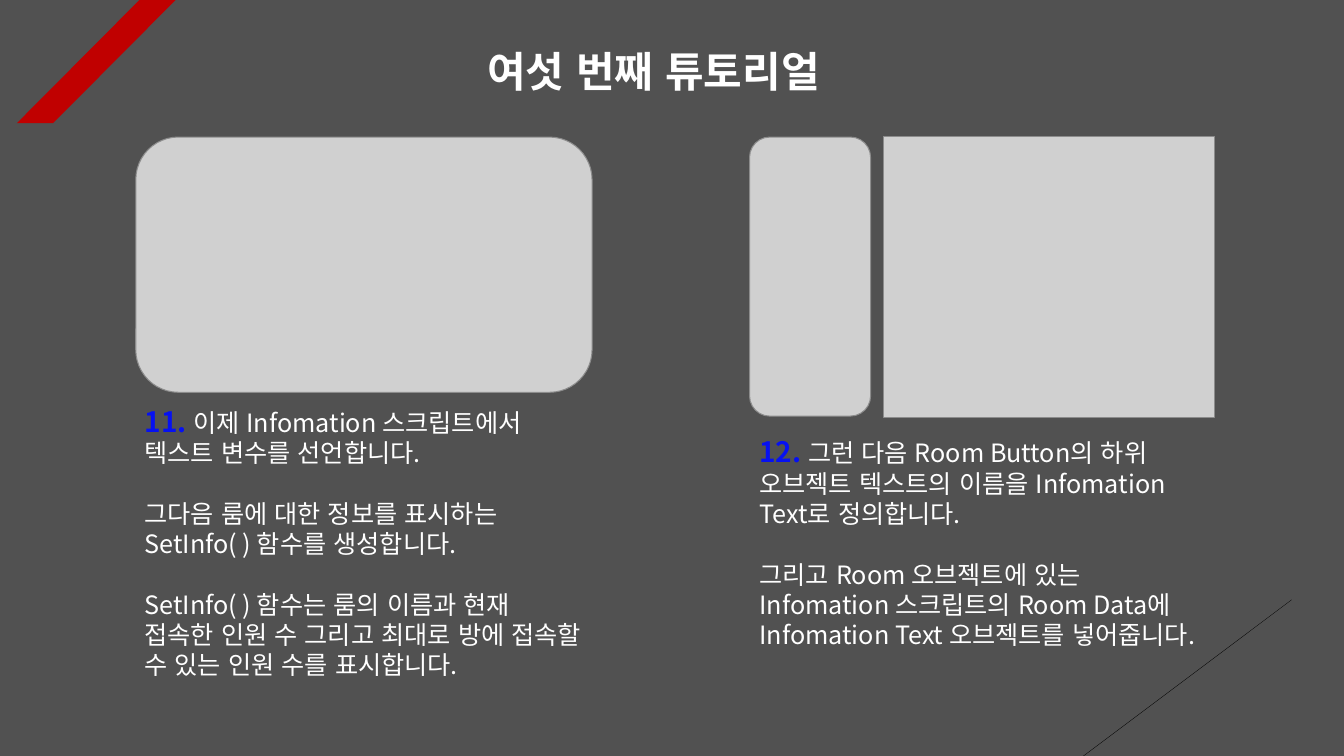
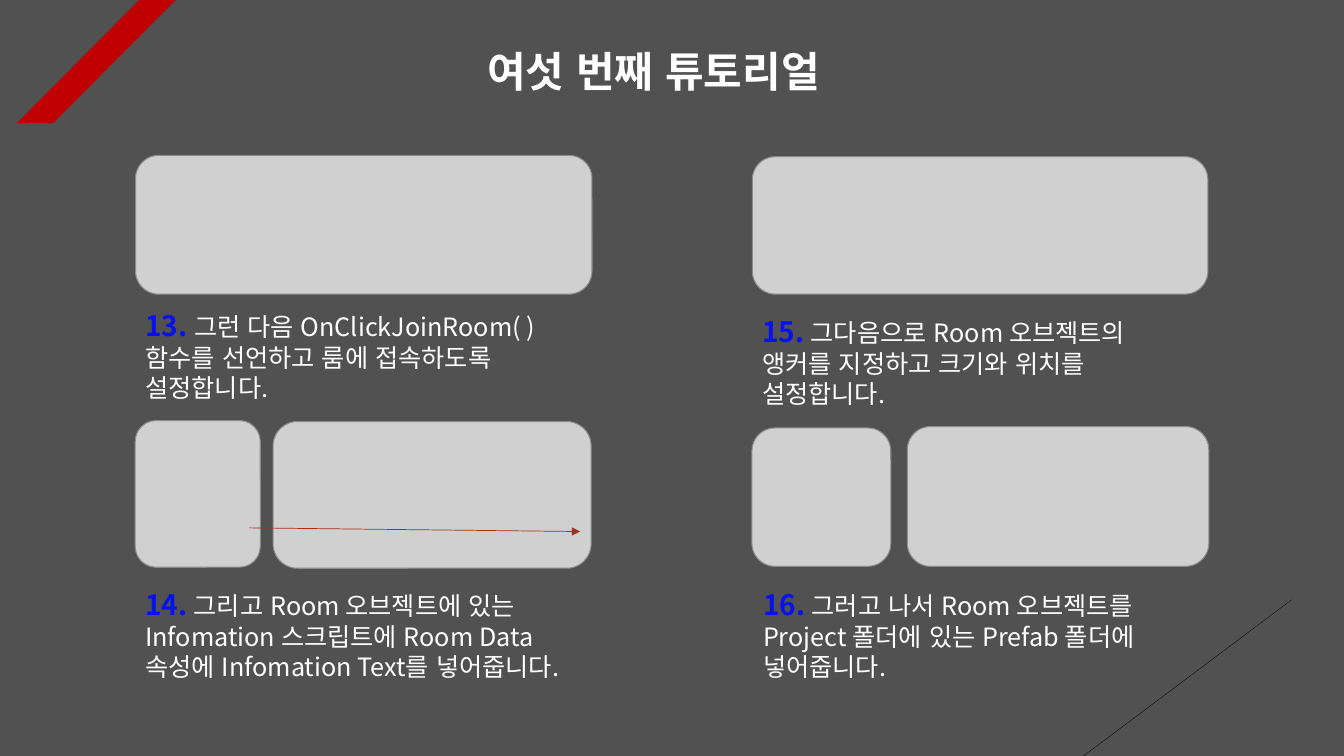
Before and after one commit to Unity2033/3D-UnityEngine, a slide deck: slide 6 of Assets/Class/Photon Server/PPT Data/Photon Room.pptx. Drawn at 1344x756 pixels with LibreOffice and Linux fonts; fonts in the diff are those of the drawing; grey boxes stand for pictures. Boxes give left, top, right and bottom in pixels: in the first picture for what was removed or moved away, otherwise in the second. Text is boxed around its words. In the diff, an @@ line names an element or a change of style, - is before the commit and + after.

```diff
--- a/Assets/Class/Photon Server/PPT Data/Photon Room.pptx
+++ b/Assets/Class/Photon Server/PPT Data/Photon Room.pptx
@@ picture removed at box(750, 137, 871, 416) @@
@@ picture removed at box(883, 136, 1215, 416) @@
@@ picture: place and size @@
-picture at box(136, 137, 593, 392)
+picture at box(136, 155, 593, 294)
@@ picture added at box(752, 156, 1208, 293) @@
@@ text at box(145, 315, 521, 399): text changed @@
-11. 이제 Infomation 스크립트에서 텍스트 변수를 선언합니다.
-그다음 룸에 대한 정보를 표시하는 SetInfo( ) 함수를 생성합니다.
-SetInfo( ) 함수는 룸의 이름과 현재 접속한 인원 수 그리고 최대로 방에 접속할 수 있는 인원 수를 표시합니다.
+13. 그런 다음 OnClickJoinRoom( ) 함수를 선언하고 룸에 접속하도록 설정합니다.
@@ text at box(762, 321, 1125, 405): text changed @@
-12. 그런 다음 Room Button의 하위 오브젝트 텍스트의 이름을 Infomation Text로 정의합니다.
-그리고 Room 오브젝트에 있는 Infomation 스크립트의 Room Data에 Infomation Text 오브젝트를 넣어줍니다.
+15. 그다음으로 Room 오브젝트의 앵커를 지정하고 크기와 위치를 설정합니다.
@@ picture added at box(135, 420, 260, 568) @@
@@ picture added at box(273, 421, 592, 569) @@
@@ picture added at box(752, 429, 891, 567) @@
@@ picture added at box(907, 426, 1209, 567) @@
@@ arrow added from (249, 528) to (581, 531), #A5300F 0.5 pt dashed @@
@@ text added at box(145, 594, 559, 678), 18 pt, text #FFFFFF @@
+14. 그리고 Room 오브젝트에 있는 Infomation 스크립트에 Room Data 속성에 Infomation Text를 넣어줍니다.
@@ text added at box(763, 594, 1135, 678), 18 pt, text #FFFFFF @@
+16. 그러고 나서 Room 오브젝트를 Project 폴더에 있는 Prefab 폴더에 넣어줍니다.
```
Also in this commit, not shown: 8 other slides changed, 39 other files.
